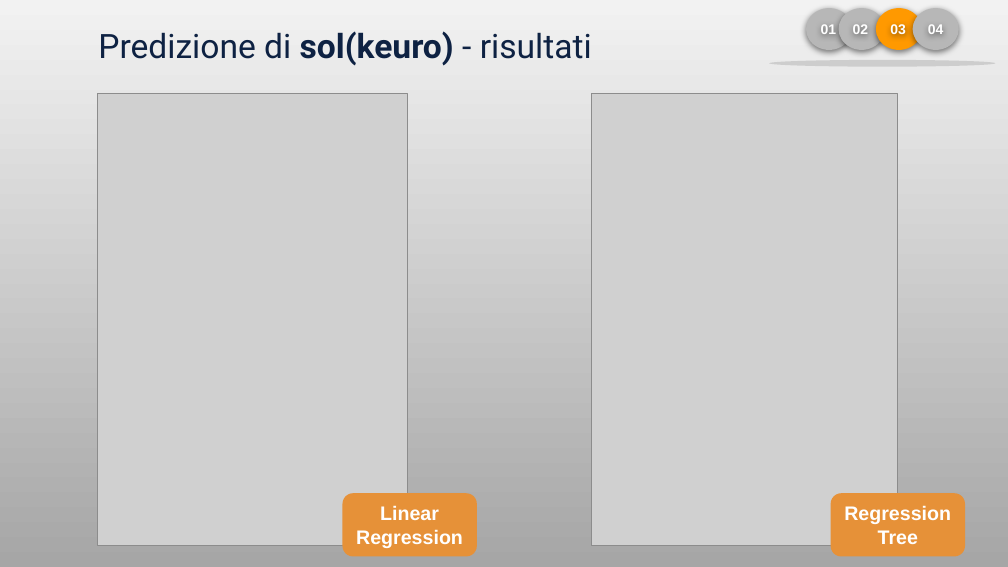
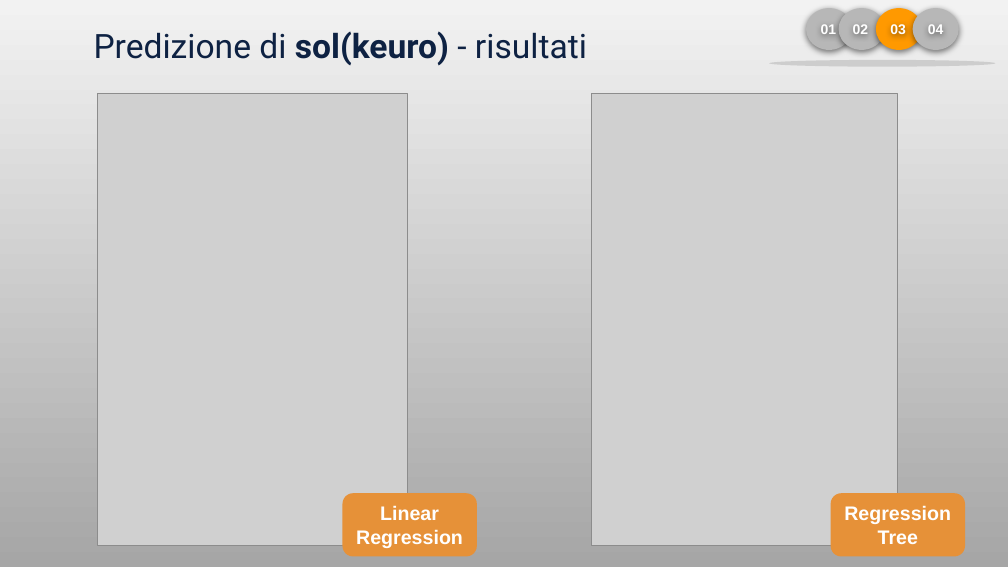
Before and after one commit to LorenzoPiazza/MachineLearning-case-study, a slide deck: slide 11 of Piazza-Presentazione.pptx. Drawn at 1008x567 pixels with LibreOffice and Linux fonts; fonts in the diff are those of the drawing; grey boxes stand for pictures. Boxes give left, top, right and bottom in pixels: in the first picture for what was removed or moved away, otherwise in the second. Text is boxed around its words. In the diff, an @@ line names an element or a change of style, - is before the commit and + after.

```diff
--- a/Piazza-Presentazione.pptx
+++ b/Piazza-Presentazione.pptx
@@ text "Predizione di sol(keuro) - risultati": place and size @@
-text "Predizione di sol(keuro) - risultati" at <box>98,31,592,66</box>
+text "Predizione di sol(keuro) - risultati" at <box>94,31,587,66</box>
```
Also in this commit, not shown: 7 other slides changed, 2 slides added, 3 other files.
